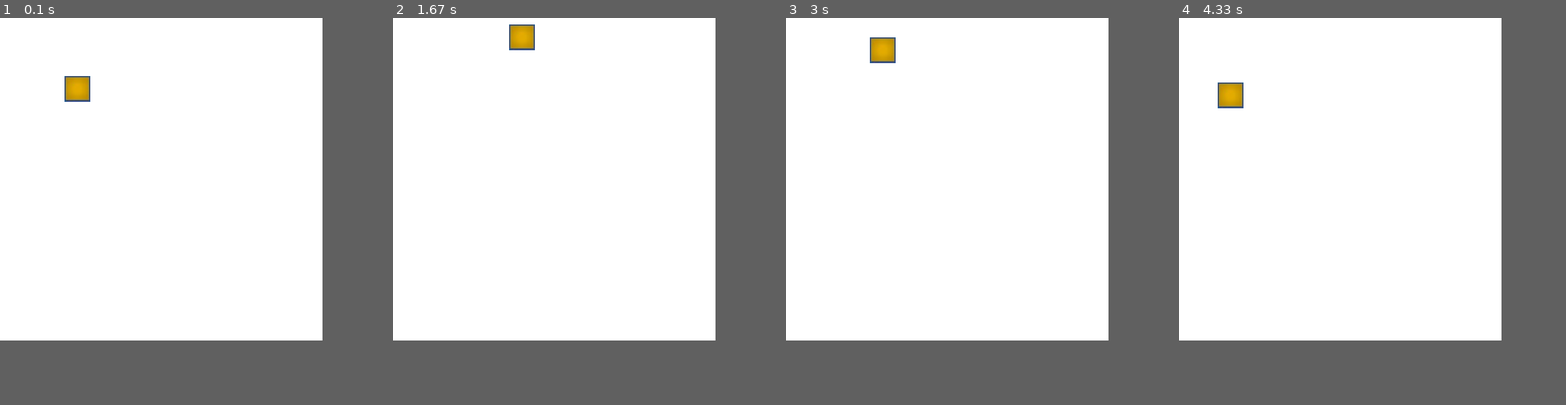
Above: before the commit, frames 1-4 (left to right).
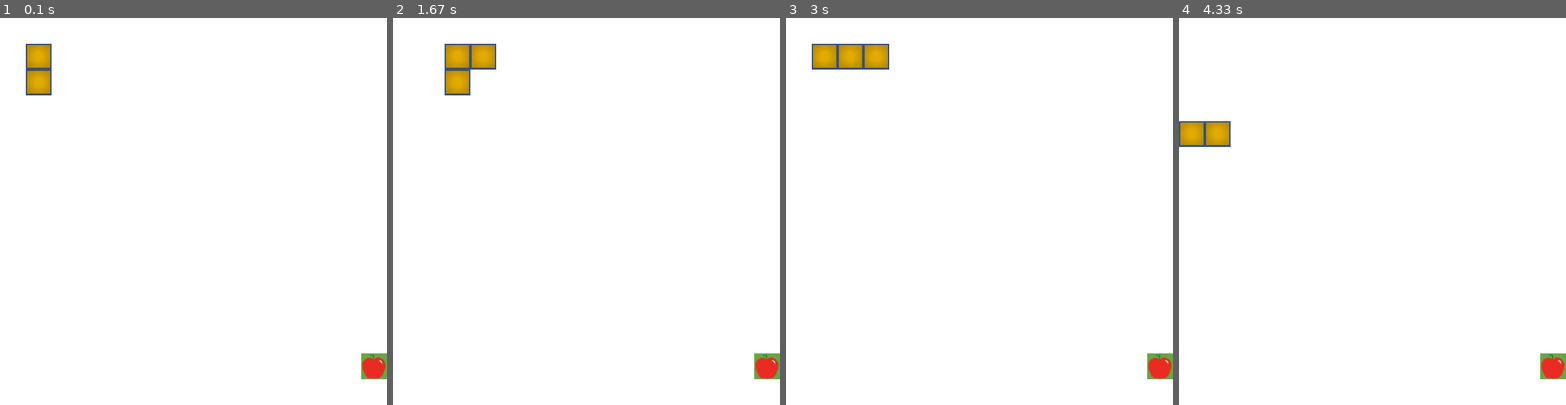
Above: after the commit, the same moments.

Repository: zhengpu-berkeley/PyGame_Project
Game: pygame game, started from Snake/main.py
Two runs of this game, one before a commit and one after it. Both use one fixed random seed, a clock stepped at 60 frames per second and the inputs below.
Inputs:
- Up to frame 1 (0.1 s): no input
- Up to frame 2 (1.67 s): hold Right 0.33-0.8 s; hold Up 0.83-1.28 s; hold Right from 1.32 s (still down)
- Up to frame 3 (3 s): release Right at 1.97 s; hold Left 2-2.75 s; hold Down from 2.78 s (still down)
- Up to frame 4 (4.33 s): release Down at 3.6 s; hold Left from 3.63 s (still down)
In our replay, the window is 500x500 before the commit and 600x600 after it. These sizes can differ from the game's own. Grey fills any space a smaller window leaves; there, only what the larger window draws over its background counts as a difference.

The runs differ from the first frame. In frame 1, 1.8% of the frame differs, in the area x 6-100%, y 6-94%; in frame 2, 2.2%, in the area x 13-100%, y 1-94%; in frame 3, 1.9%; in frame 4, 1.8%.

Commit message:
wrote apple and the collision mechanism

Diff:
--- a/Snake/main.py
+++ b/Snake/main.py
@@ -1,16 +1,21 @@
 import pygame
 from pygame.locals import *
 import time
+import random
 print('hello world')
+block_size = 40
+window_size = 600
 
 
 class Game:
     def __init__(self):
         pygame.init()
-        self.surface = pygame.display.set_mode((500, 500))
+        self.surface = pygame.display.set_mode((window_size, window_size))
         self.surface.fill((255, 255, 255))
-        self.snake = Snake(self.surface)
+        self.snake = Snake(self.surface, 3)
         self.snake.draw_block()
+        self.apple = Apple(self.surface)
+        self.apple.draw_apple()
 
     def run(self):
         running = True
@@ -29,33 +34,76 @@
                         self.snake.move_left()
                 elif event.type == QUIT:
                     running = False
-            self.snake.always_move()
-            time.sleep(0.1)
+            self.draw_all()
+            time.sleep(0.3)
+
+    def draw_all(self):
+        self.snake.always_move()
+        self.apple.draw_apple()
+        if self.is_collision(self.apple.block_x, self.apple.block_y,
+                             self.snake.block_x[0], self.snake.block_y[0]):
+            self.apple.move()
+            self.snake.increase_length()
 
 
-class Snake:
+
+    def is_collision(self, apple_x, apple_y, block_x, block_y):
+        if apple_x == block_x and apple_y == block_y:
+            return True
+        else:
+            return False
+
+
+class Apple:
     def __init__(self, parent_screen):
         self.parent_screen = parent_screen
-        self.block = pygame.image.load('resources/block.jpeg').convert()
-        self.block_x = 100
-        self.block_y = 100
-        self.direction = 'up'
+        self.block = pygame.image.load('resources/apple.jpeg').convert()
+        self.block_x = block_size * random.randint(0, window_size/block_size-1)
+        self.block_y = block_size * random.randint(0, window_size/block_size-1)
 
-    def draw_block(self):
-        self.parent_screen.fill((255, 255, 255))
+    def draw_apple(self):
         self.parent_screen.blit(self.block, (self.block_x, self.block_y))
         pygame.display.flip()
         return
 
+    def move(self):
+        self.block_x = block_size * random.randint(0, window_size / block_size - 1)
+        self.block_y = block_size * random.randint(0, window_size / block_size - 1)
+
+
+class Snake:
+    def __init__(self, parent_screen, length):
+        self.parent_screen = parent_screen
+        self.length = length
+        self.block = pygame.image.load('resources/block.jpeg').convert()
+        self.block_x = [block_size] * length
+        self.block_y = [block_size] * length
+        self.direction = 'down'
+
+    def increase_length(self):
+        self.length += 1
+        self.block_x.append(self.block_x[-1])
+        self.block_y.append(self.block_y[-1])
+
+    def draw_block(self):
+        self.parent_screen.fill((255, 255, 255))
+        for block_id in range(self.length):
+            self.parent_screen.blit(self.block, (self.block_x[block_id], self.block_y[block_id]))
+        pygame.display.flip()
+        return
+
     def always_move(self):
+        for block_id in range(self.length-1, 0, -1):
+            self.block_x[block_id] = self.block_x[block_id-1]
+            self.block_y[block_id] = self.block_y[block_id-1]
         if self.direction == 'up':
-            self.block_y -= 10
+            self.block_y[0] -= block_size
         elif self.direction == 'down':
-            self.block_y += 10
+            self.block_y[0] += block_size
         elif self.direction == 'right':
-            self.block_x += 10
+            self.block_x[0] += block_size
         elif self.direction == 'left':
-            self.block_x -= 10
+            self.block_x[0] -= block_size
         self.draw_block()
 
     def move_up(self):
